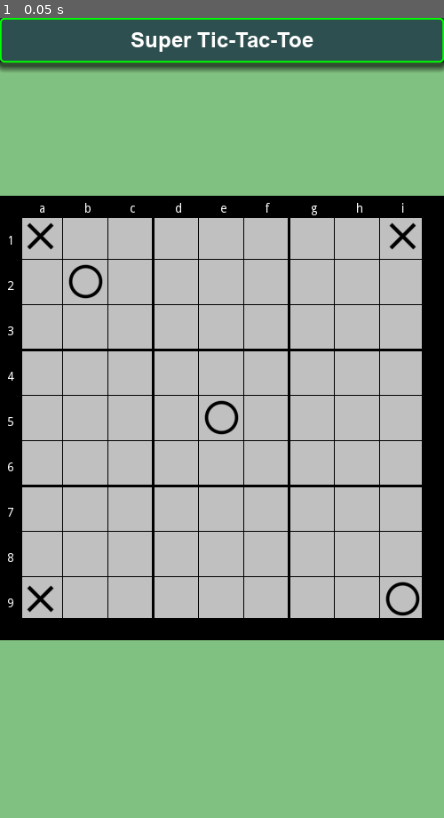
Above: before the commit, frame 1.
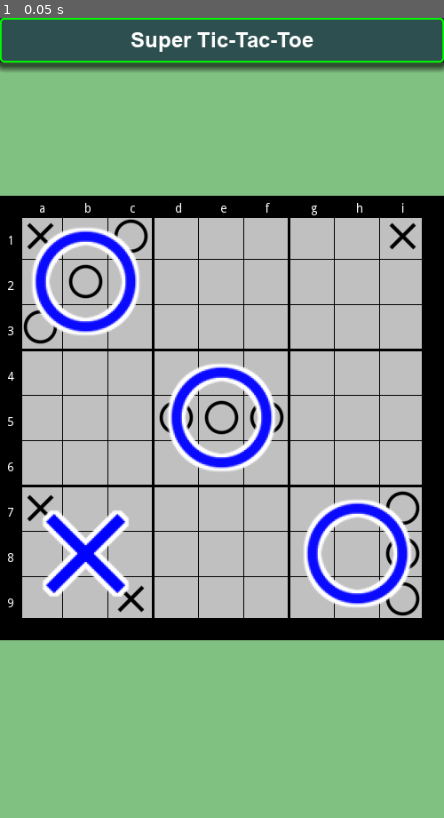
Above: after the commit, the same moment.

Repository: vivisuke/SuperTicTacToe
Game: Godot game, scene res://MainScene.tscn
Two runs of this game, one before a commit and one after it. Both use one fixed random seed, a clock stepped at 60 frames per second and the inputs below.
Inputs:
- Up to frame 1 (0.05 s): no input

The runs differ from the first frame. In frame 1, 6.5% of the frame differs, in the area x 5-95%, y 25-75%.

Commit message:
0008 ◎ C 12/27 12/27 0.001│ToDo│大きいマルバツ用タイルマップ設置

Diff:
--- a/SuperTicTacToe/MainScene.tscn
+++ b/SuperTicTacToe/MainScene.tscn
@@ -1,10 +1,12 @@
-[gd_scene load_steps=8 format=2]
+[gd_scene load_steps=11 format=2]
 
 [ext_resource path="res://scripts/TitleBar.gd" type="Script" id=1]
 [ext_resource path="res://fonts/arialbd.ttf" type="DynamicFontData" id=2]
 [ext_resource path="res://scripts/Board.gd" type="Script" id=3]
 [ext_resource path="res://images/close_black.png" type="Texture" id=4]
 [ext_resource path="res://images/circle_black.png" type="Texture" id=5]
+[ext_resource path="res://images/big_circle_black.png" type="Texture" id=6]
+[ext_resource path="res://images/big_close_black.png" type="Texture" id=7]
 
 [sub_resource type="DynamicFont" id=1]
 size = 24
@@ -30,6 +32,36 @@
 1/tex_offset = Vector2( 0, 0 )
 1/modulate = Color( 1, 1, 1, 1 )
 1/region = Rect2( 0, 0, 64, 64 )
+1/tile_mode = 0
+1/occluder_offset = Vector2( 0, 0 )
+1/navigation_offset = Vector2( 0, 0 )
+1/shape_offset = Vector2( 0, 0 )
+1/shape_transform = Transform2D( 1, 0, 0, 1, 0, 0 )
+1/shape_one_way = false
+1/shape_one_way_margin = 0.0
+1/shapes = [  ]
+1/z_index = 0
+
+[sub_resource type="TileSet" id=3]
+0/name = "big_close_black.png 0"
+0/texture = ExtResource( 7 )
+0/tex_offset = Vector2( 0, 0 )
+0/modulate = Color( 1, 1, 1, 1 )
+0/region = Rect2( 0, 0, 160, 160 )
+0/tile_mode = 0
+0/occluder_offset = Vector2( 0, 0 )
+0/navigation_offset = Vector2( 0, 0 )
+0/shape_offset = Vector2( 0, 0 )
+0/shape_transform = Transform2D( 1, 0, 0, 1, 0, 0 )
+0/shape_one_way = false
+0/shape_one_way_margin = 0.0
+0/shapes = [  ]
+0/z_index = 0
+1/name = "big_circle_black.png 1"
+1/texture = ExtResource( 6 )
+1/tex_offset = Vector2( 0, 0 )
+1/modulate = Color( 1, 1, 1, 1 )
+1/region = Rect2( 0, 0, 160, 160 )
 1/tile_mode = 0
 1/occluder_offset = Vector2( 0, 0 )
 1/navigation_offset = Vector2( 0, 0 )
@@ -73,4 +105,11 @@
 tile_set = SubResource( 2 )
 cell_size = Vector2( 51, 51 )
 format = 1
-tile_data = PoolIntArray( 0, 0, 0, 8, 0, 0, 65537, 1, 0, 262148, 1, 0, 524288, 0, 0, 524296, 1, 0 )
+tile_data = PoolIntArray( 0, 0, 0, 2, 1, 0, 8, 0, 0, 65537, 1, 0, 131072, 1, 0, 262147, 1, 0, 262148, 1, 0, 262149, 1, 0, 393216, 0, 0, 393224, 1, 0, 458753, 0, 0, 458760, 1, 0, 524290, 0, 0, 524296, 1, 0 )
+
+[node name="TileMap3" type="TileMap" parent="Board"]
+position = Vector2( 20, 20 )
+tile_set = SubResource( 3 )
+cell_size = Vector2( 153, 153 )
+format = 1
+tile_data = PoolIntArray( 0, 1, 0, 65537, 1, 0, 131072, 0, 0, 131074, 1, 0 )
Binary file added: SuperTicTacToe/images/big_circle_black.png
Not shown, added: SuperTicTacToe/images/big_circle_black.png.import
Binary file added: SuperTicTacToe/images/big_close_black.png
Not shown, added: SuperTicTacToe/images/big_close_black.png.import
Not shown, changed: SuperTicTacToe.spr
